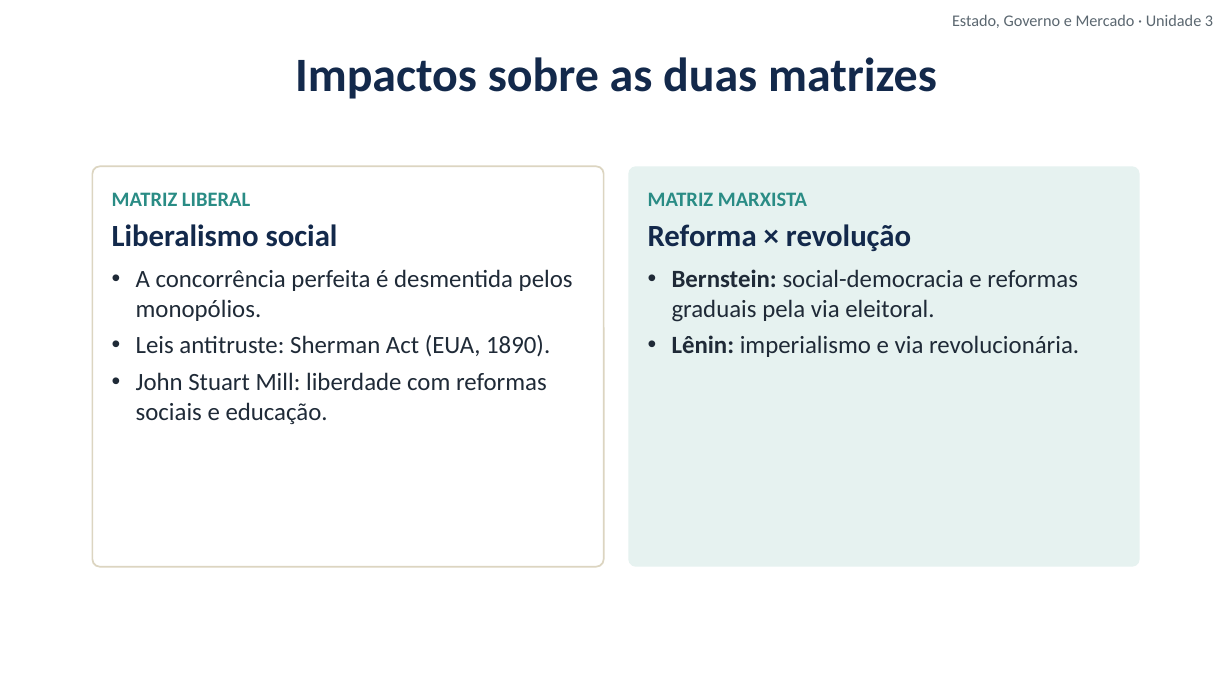
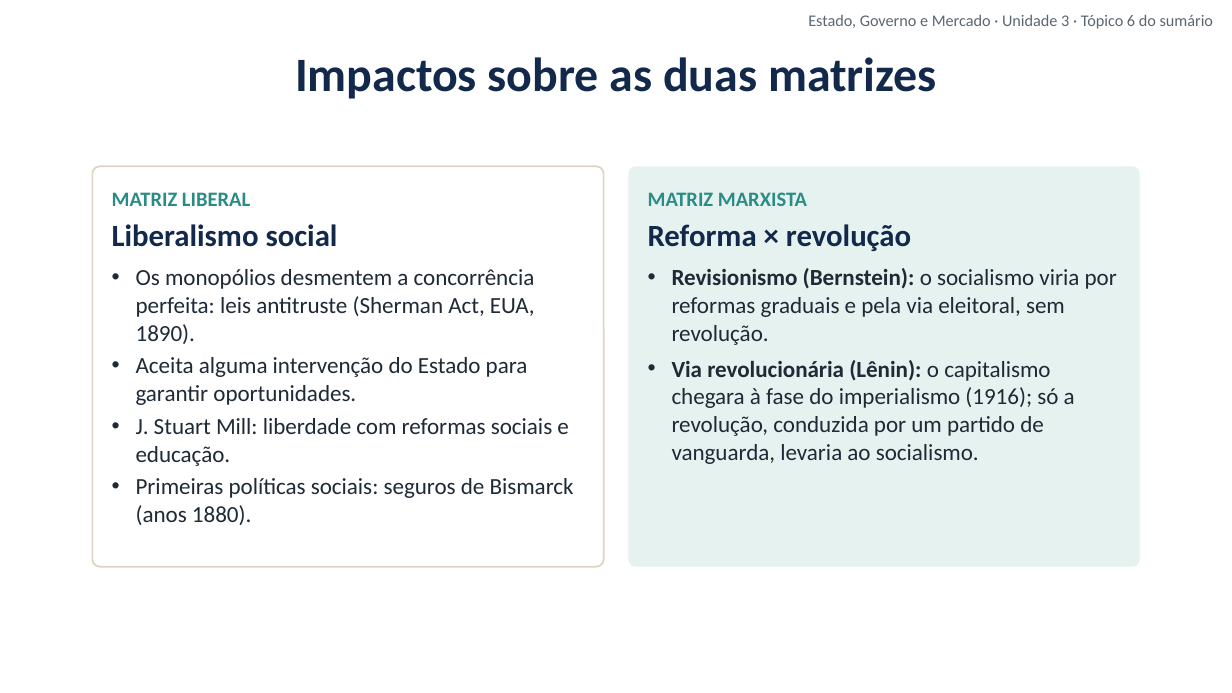
Before and after one commit to cleitonfranco74/gestao_publica, a slide deck: slide 16 of disciplina-01-estado-governo-mercado/materiais/03_Unidade_3_Matriz_Marxista.pptx (slide 15 before the commit). Drawn at 1232x693 pixels with LibreOffice and Linux fonts; fonts in the diff are those of the drawing; background and template pictures are left out. Boxes give left, top, right and bottom in pixels: in the first picture for what was removed or moved away, otherwise in the second. Text is boxed around its words. In the diff, an @@ line names an element or a change of style, - is before the commit and + after.

```diff
--- a/disciplina-01-estado-governo-mercado/materiais/03_Unidade_3_Matriz_Marxista.pptx
+++ b/disciplina-01-estado-governo-mercado/materiais/03_Unidade_3_Matriz_Marxista.pptx
@@ text at (808,14,1213,29): text changed @@
-Estado, Governo e Mercado · Unidade 3
+Estado, Governo e Mercado · Unidade 3 · Tópico 6 do sumário
@@ text in rounded rectangle at (136,269,574,525): text changed; size 14.5 to 13.5 pt @@
-• A concorrência perfeita é desmentida pelos monopólios.
-• Leis antitruste: Sherman Act (EUA, 1890).
-• John Stuart Mill: liberdade com reformas sociais e educação.
+• Os monopólios desmentem a concorrência perfeita: leis antitruste (Sherman Act, EUA, 1890).
+• Aceita alguma intervenção do Estado para garantir oportunidades.
+• J. Stuart Mill: liberdade com reformas sociais e educação.
+• Primeiras políticas sociais: seguros de Bismarck (anos 1880).
@@ text in rounded rectangle at (672,268,1117,464): text changed; size 14.5 to 13.5 pt @@
-• Bernstein: social-democracia e reformas graduais pela via eleitoral.
-• Lênin: imperialismo e via revolucionária.
+• Revisionismo (Bernstein): o socialismo viria por reformas graduais e pela via eleitoral, sem revolução.
+• Via revolucionária (Lênin): o capitalismo chegara à fase do imperialismo (1916); só a revolução, conduzida por um partido de vanguarda, levaria ao socialismo.
```
Also in this commit, not shown: 14 other slides changed, 1 slide added, 8 other files.
